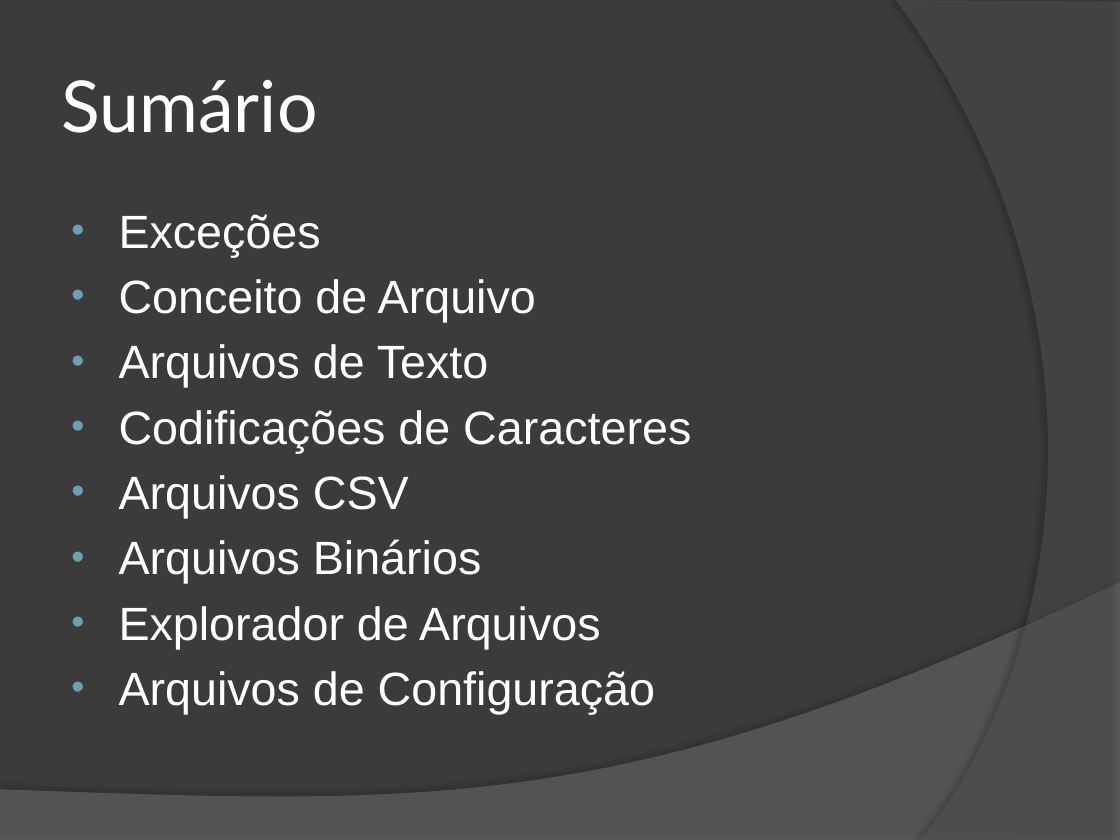
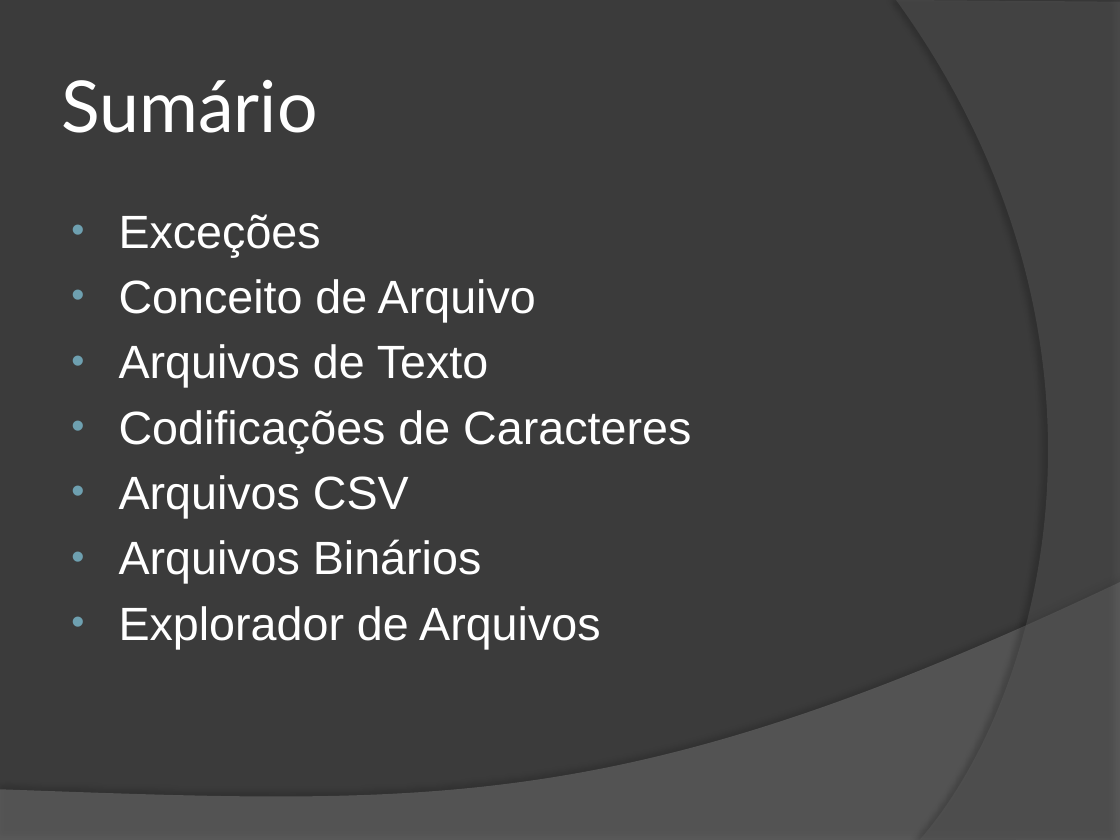
Before and after one commit to wind39/wind39.github.io, a slide deck: slide 2 of curso/modulo2capitulo3.pptx. Drawn at 1120x840 pixels with LibreOffice and Linux fonts; fonts in the diff are those of the drawing. Boxes give left, top, right and bottom in pixels: in the first picture for what was removed or moved away, otherwise in the second. Text is boxed around its words. In the diff, an @@ line names an element or a change of style, - is before the commit and + after.

```diff
--- a/curso/modulo2capitulo3.pptx
+++ b/curso/modulo2capitulo3.pptx
@@ text at (x1=119, y1=671, x2=655, y2=714): paragraph removed @@
-• Arquivos de Configuração
```
Also in this commit, not shown: 26 other files.
